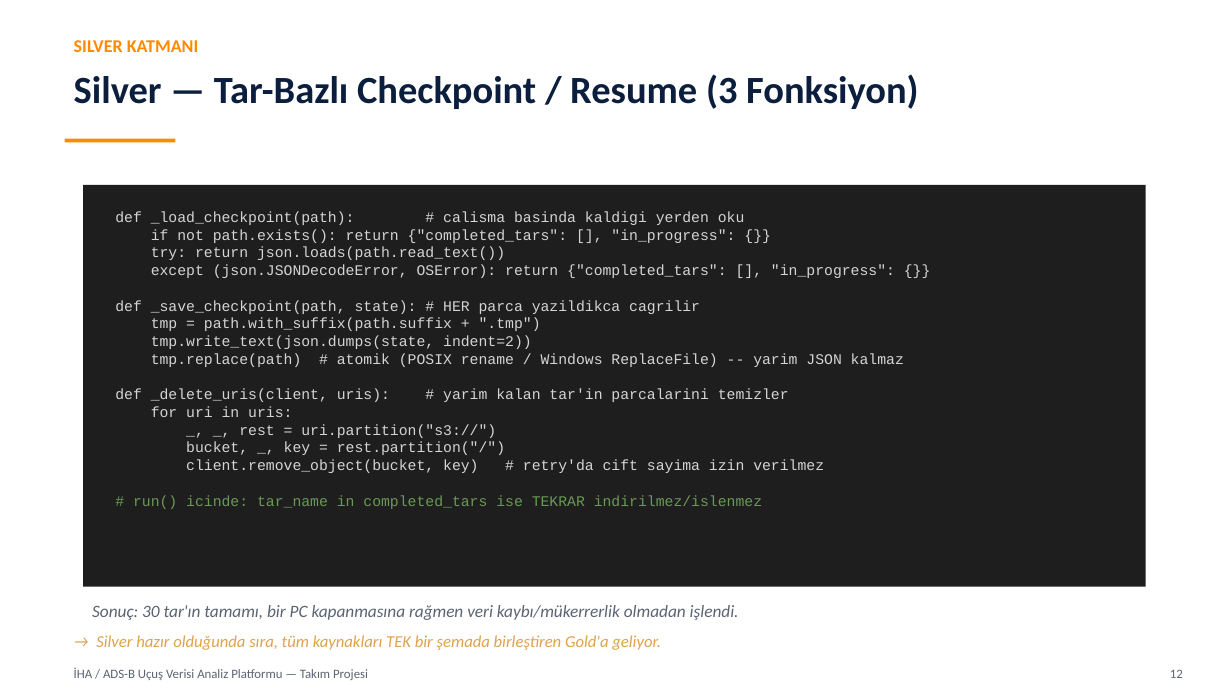
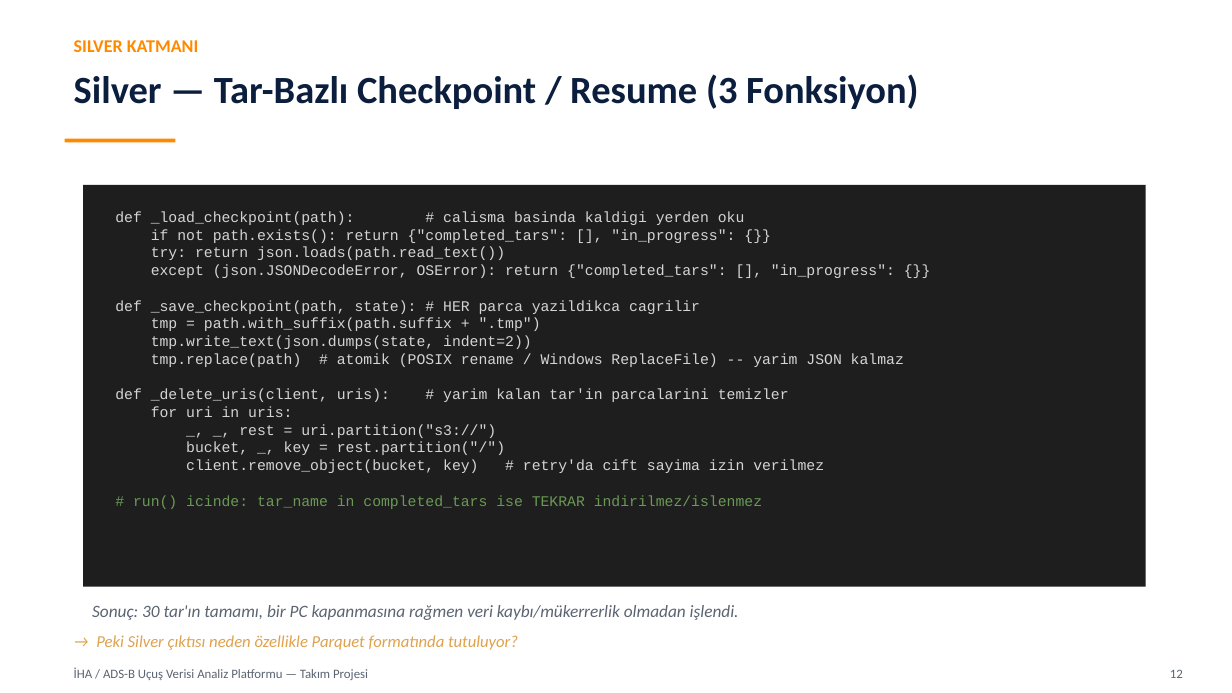
Before and after one commit to ColdVI/AnomalyDetection, a slide deck: slide 12 of docs/takim_projesi_sunumu.pptx. Drawn at 1232x693 pixels with LibreOffice and Linux fonts; fonts in the diff are those of the drawing. Boxes give left, top, right and bottom in pixels: in the first picture for what was removed or moved away, otherwise in the second. Text is boxed around its words. In the diff, an @@ line names an element or a change of style, - is before the commit and + after.

```diff
--- a/docs/takim_projesi_sunumu.pptx
+++ b/docs/takim_projesi_sunumu.pptx
@@ text at (x1=96, y1=635, x2=518, y2=650): text changed @@
-→ Silver hazır olduğunda sıra, tüm kaynakları TEK bir şemada birleştiren Gold'a geliyor.
+→ Peki Silver çıktısı neden özellikle Parquet formatında tutuluyor?
```
Also in this commit, not shown: 19 other slides changed, 3 slides added, 3 other files.
